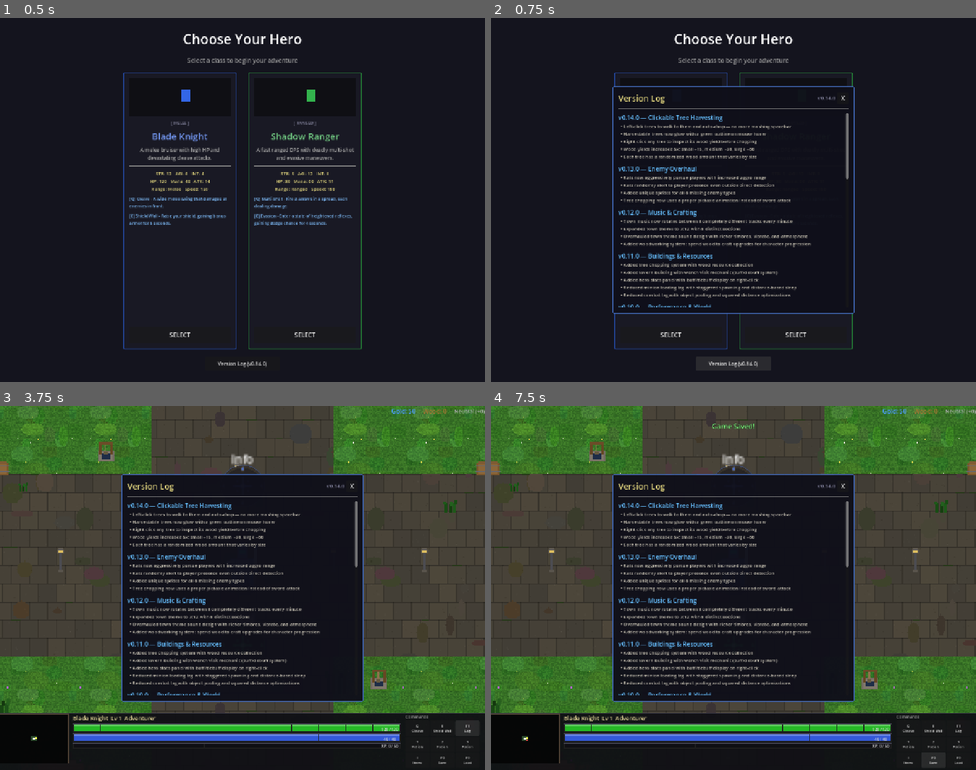
Above: before the commit, frames 1-4 (two rows, left to right).
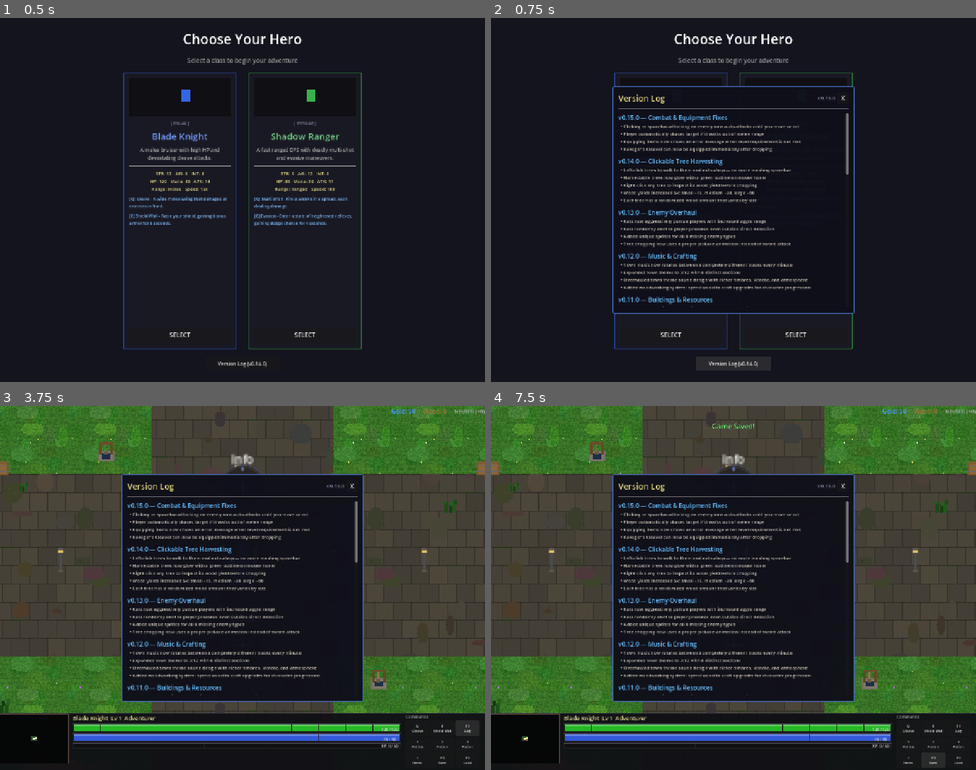
Above: after the commit, the same moments.

Repository: slxny/legends-open-rpg
Game: Godot game, scene res://scenes/main.tscn
Two runs of this game, one before a commit and one after it. Both use one fixed random seed, a clock stepped at 60 frames per second and the inputs below.
Inputs:
- Up to frame 1 (0.5 s): no input
- Up to frame 2 (0.75 s): click "Version Log (v0.14.0)" at 0.5 s
- Up to frame 3 (3.75 s): click "SELECT" at 1.25 s; click "Q Cleave" at 2 s; click "E Shield Wall" at 2.75 s; click "F1 Log" at 3.5 s
- Up to frame 4 (7.5 s): click "1 Potion" at 4.25 s; click "2 Potion" at 5 s; click "3 Potion" at 5.75 s; click "I Items" at 6.5 s; click "F5 Save" at 7.25 s

Frame 1 is identical in both runs. In frame 2, 4.4% of the frame differs, in the area x 26-74%, y 21-80%; in frame 3, 4.3%; in frame 4, 4.3%.

Commit message:
Add v0.15.0 changelog for auto-attack and equipment fixes
https://claude.ai/code/session_014LYE46d58jpzvM8LhHMSLN

Diff:
--- a/scenes/ui/changelog_dialog.gd
+++ b/scenes/ui/changelog_dialog.gd
@@ -8,9 +8,19 @@
 
 var _is_visible: bool = false
 
-const GAME_VERSION := "v0.14.0"
+const GAME_VERSION := "v0.15.0"
 
 const CHANGELOG: Array[Dictionary] = [
+	{
+		"version": "v0.15.0",
+		"title": "Combat & Equipment Fixes",
+		"entries": [
+			"Clicking or spacebar-attacking an enemy now auto-attacks until you move or act",
+			"Player automatically chases target if it walks out of melee range",
+			"Equipping items now shows an error message when level requirement is not met",
+			"Ravager's Cleaver can now be equipped immediately after dropping",
+		]
+	},
 	{
 		"version": "v0.14.0",
 		"title": "Clickable Tree Harvesting",
